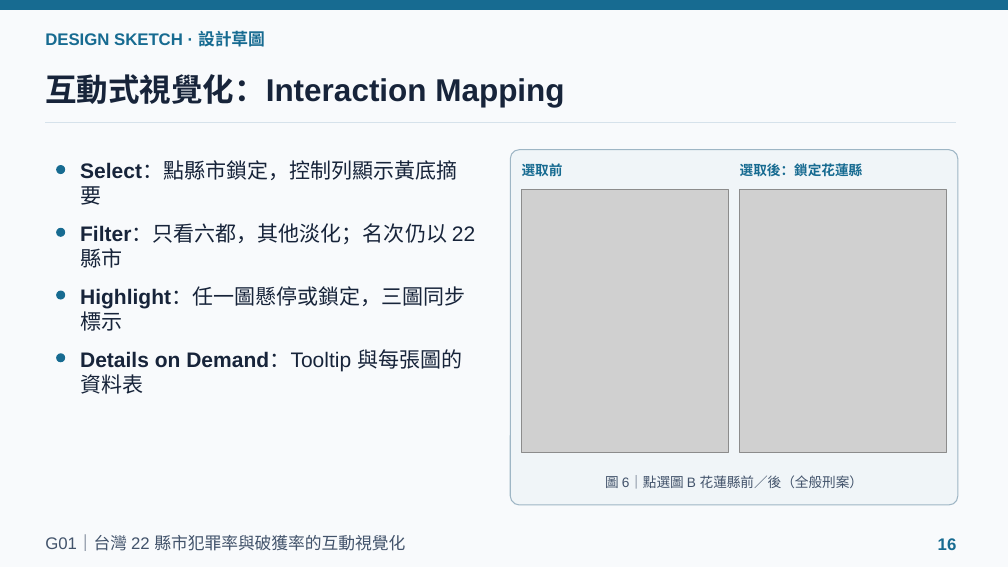
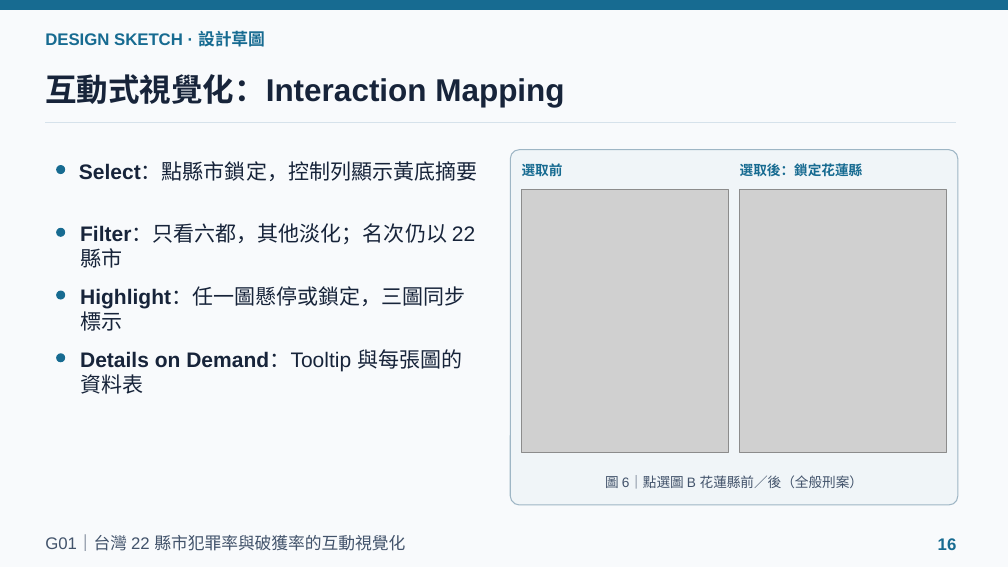
Before and after one commit to powerkaifu/taiwan-crime-rate-vis, a slide deck: slide 16 of docs/VIS_Final_Proposal_G01.pptx. Drawn at 1008x567 pixels with LibreOffice and Linux fonts; fonts in the diff are those of the drawing; grey boxes stand for pictures. Boxes give left, top, right and bottom in pixels: in the first picture for what was removed or moved away, otherwise in the second. Text is boxed around its words. In the diff, an @@ line names an element or a change of style, - is before the commit and + after.

```diff
--- a/docs/VIS_Final_Proposal_G01.pptx
+++ b/docs/VIS_Final_Proposal_G01.pptx
@@ text "Select：點縣市鎖定，控制列顯示黃底摘要" rewrapped from box(80, 162, 458, 205) to box(79, 162, 478, 181) @@
```
Also in this commit, not shown: 8 other slides changed, 1 other file.
